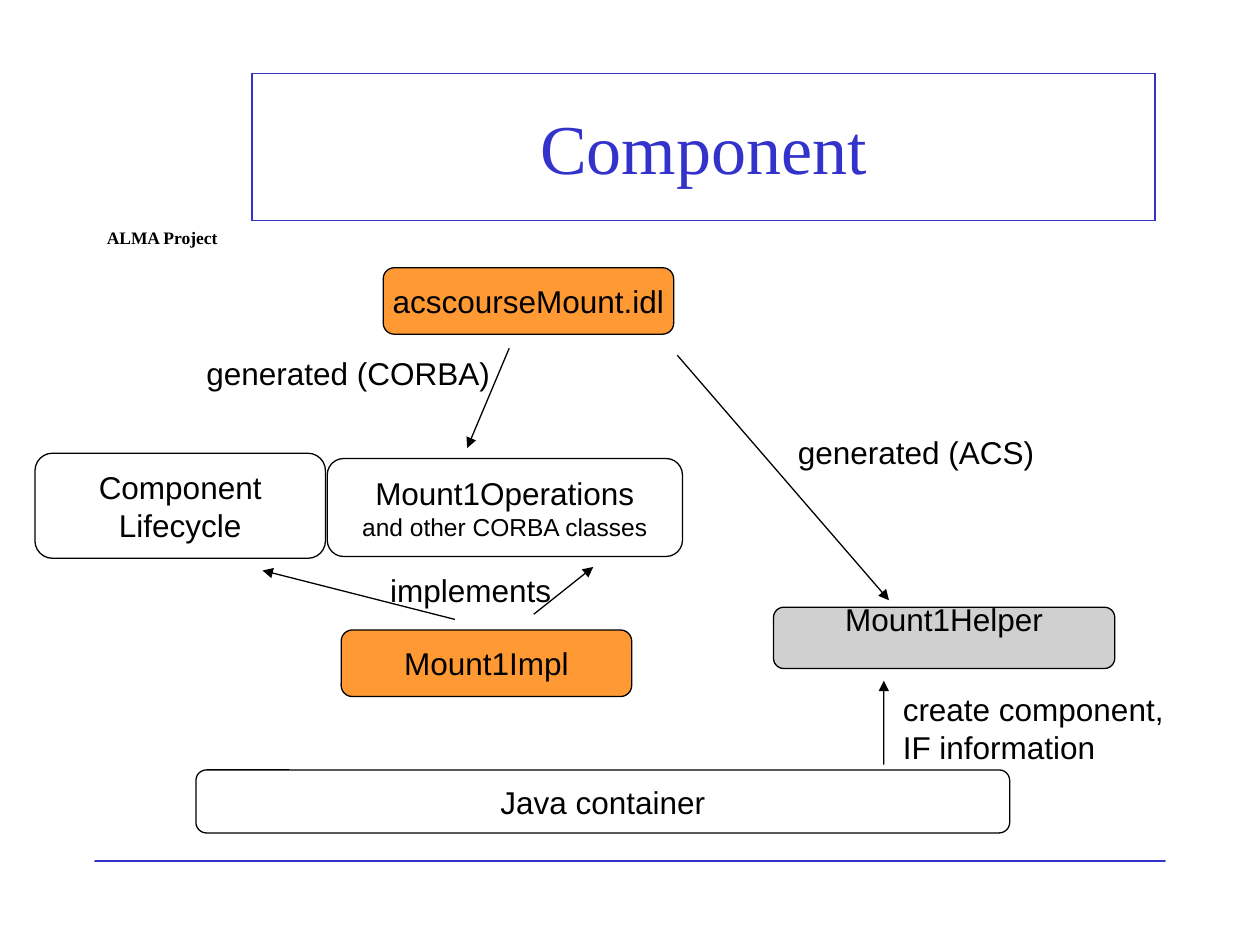
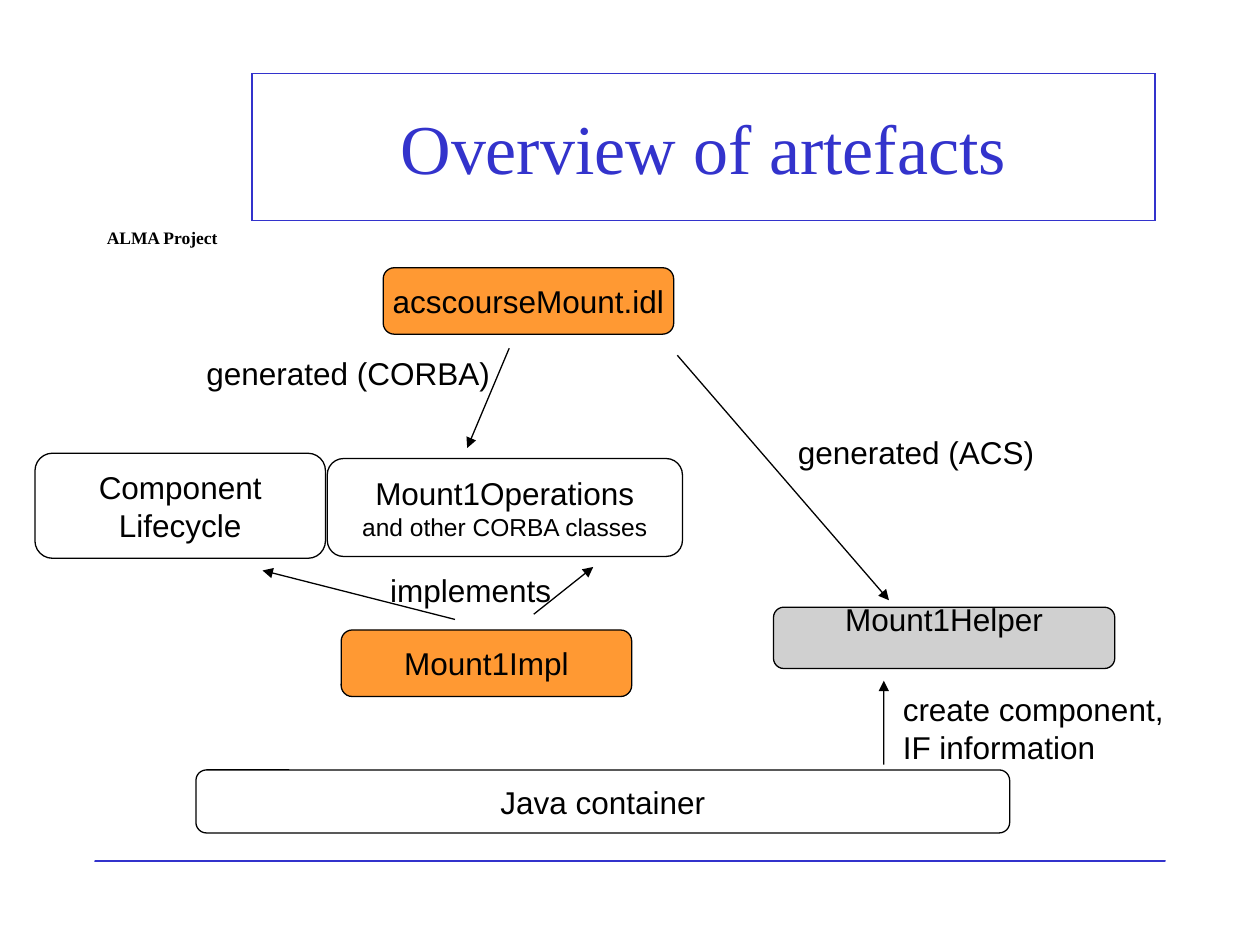
Before and after one commit to ACS-Community/ACS, a slide deck: slide 3 of Documents/ACS-Course/ACSCourse-ComponentJava.ppt. Drawn at 1260x945 pixels with LibreOffice and Linux fonts; fonts in the diff are those of the drawing; grey boxes stand for pictures; background and template pictures are left out. Boxes give left, top, right and bottom in pixels: in the first picture for what was removed or moved away, otherwise in the second. Text is boxed around its words. In the diff, an @@ line names an element or a change of style, - is before the commit and + after.

```diff
--- a/Documents/ACS-Course/ACSCourse-ComponentJava.ppt
+++ b/Documents/ACS-Course/ACSCourse-ComponentJava.ppt
@@ title at (401, 124, 1006, 175): text changed @@
-Component
+Overview of artefacts
```
Also in this commit, not shown: 1 other slide changed.
